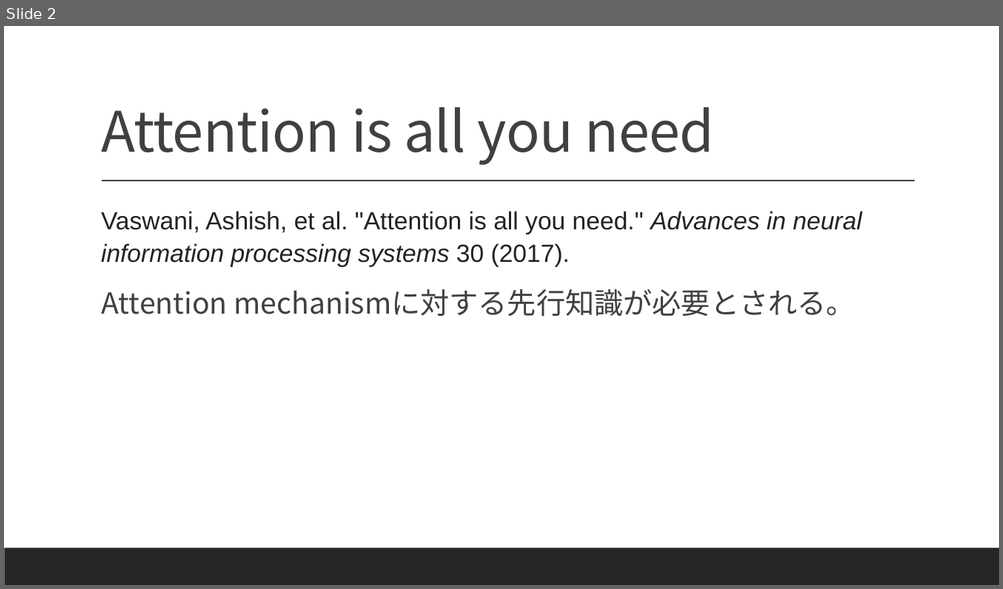
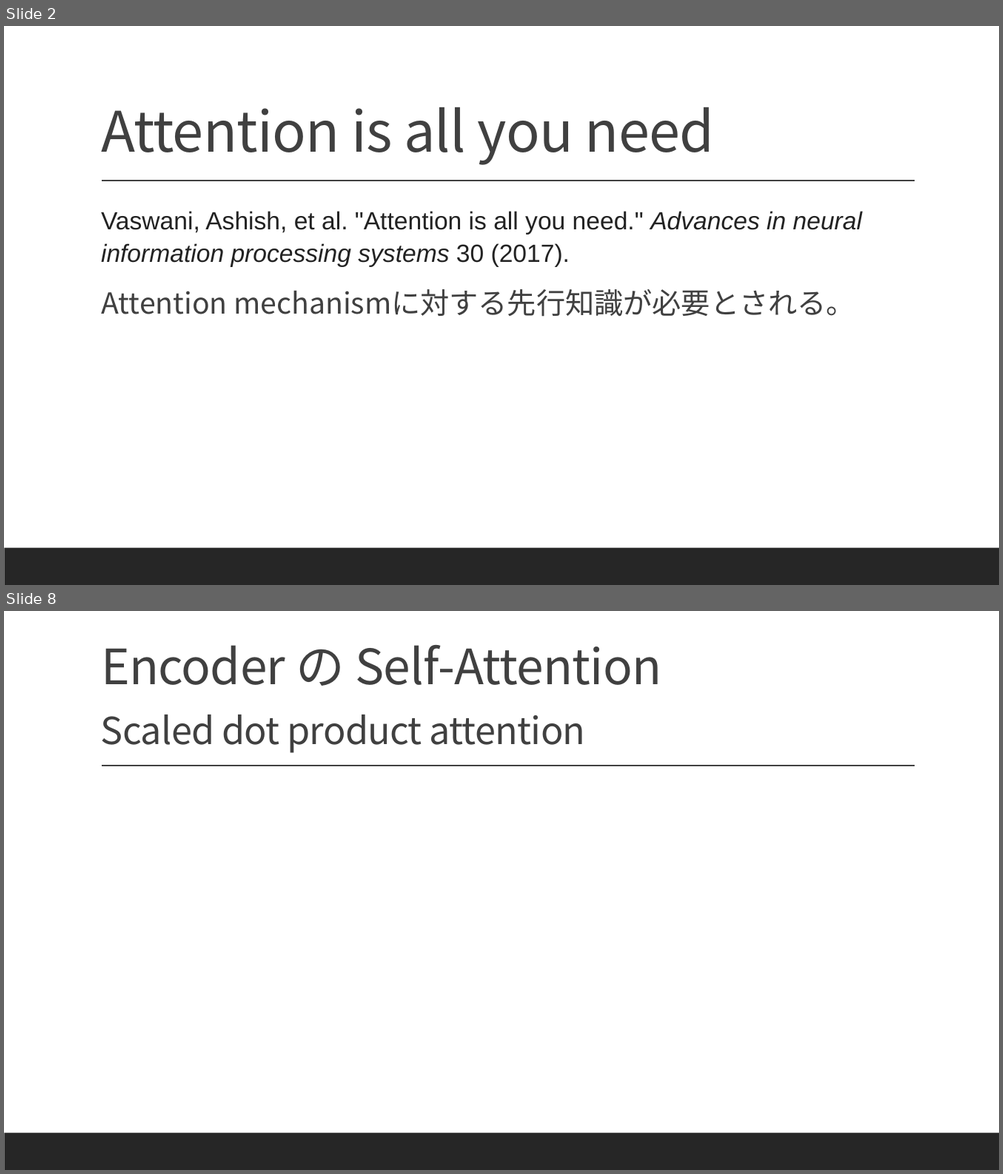
Before and after one commit to Sion1225/Study-Deeplearning-NLP, a slide deck: Presentation/ppt8 Transformer.pptx. Shown one above the other, each under a label of ours: slide 2 before the commit, slides 2 and 8 after it; the slides between them are not shown. The pictures are 1003x589 and 1003x1174 pixels, drawn with LibreOffice and Linux fonts; fonts in the diff are those of the drawing. Boxes give left, top, right and bottom in pixels: in the first picture for what was removed or moved away, otherwise in the second. Text is boxed around its words. In the diff, an @@ line names an element or a change of style, - is before the commit and + after.

Commit message:
Scaled dot product attention

```diff
--- a/Presentation/ppt8 Transformer.pptx
+++ b/Presentation/ppt8 Transformer.pptx
@@ slide 8 added at (4,611,999,1170), background #FFFFFF; not listed: 2 template elements that a slide beside it also shows @@
@@ title added at (101,645,661,686), 47 pt, text #404040 @@
+Encoder の Self-Attention
@@ text added at (101,715,586,753), 36 pt, text #404040 @@
+Scaled dot product attention
```
Also in this commit, not shown: 1 slide changed, 4 other slides added, 2 slides removed, 1 other file.
